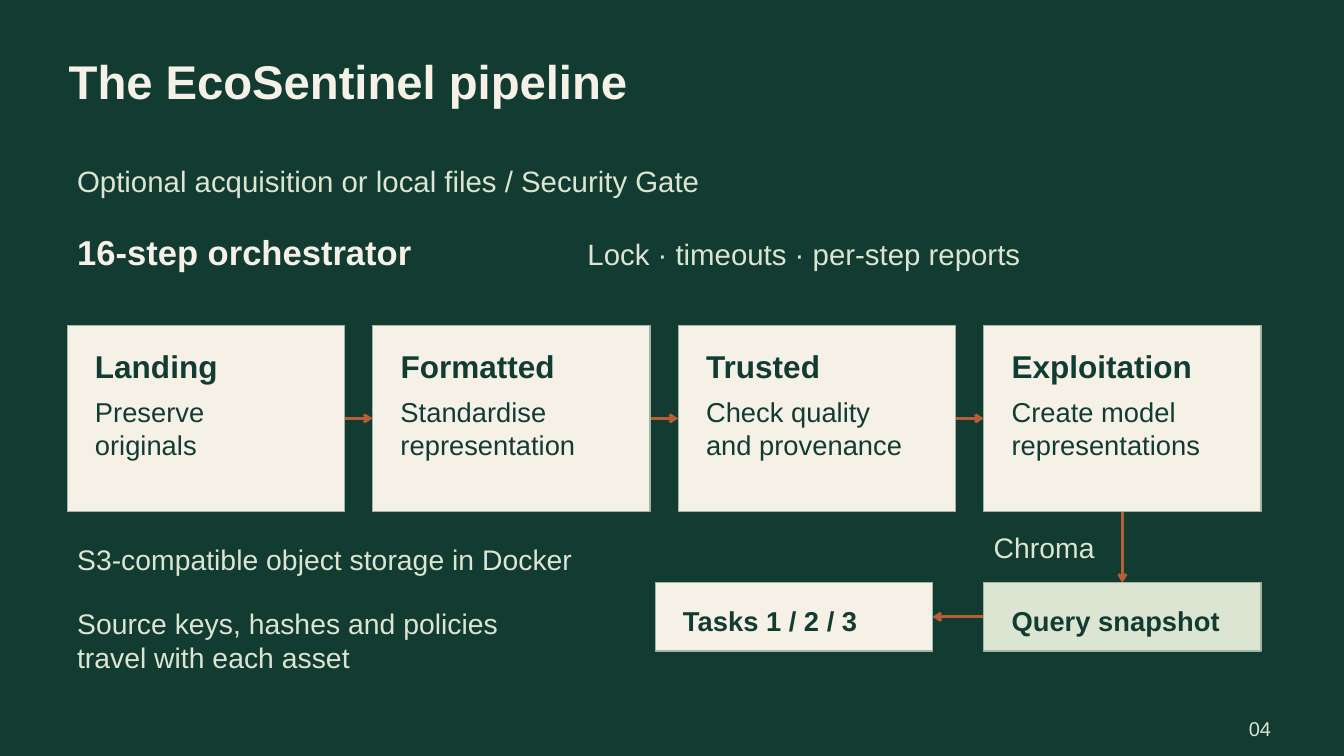
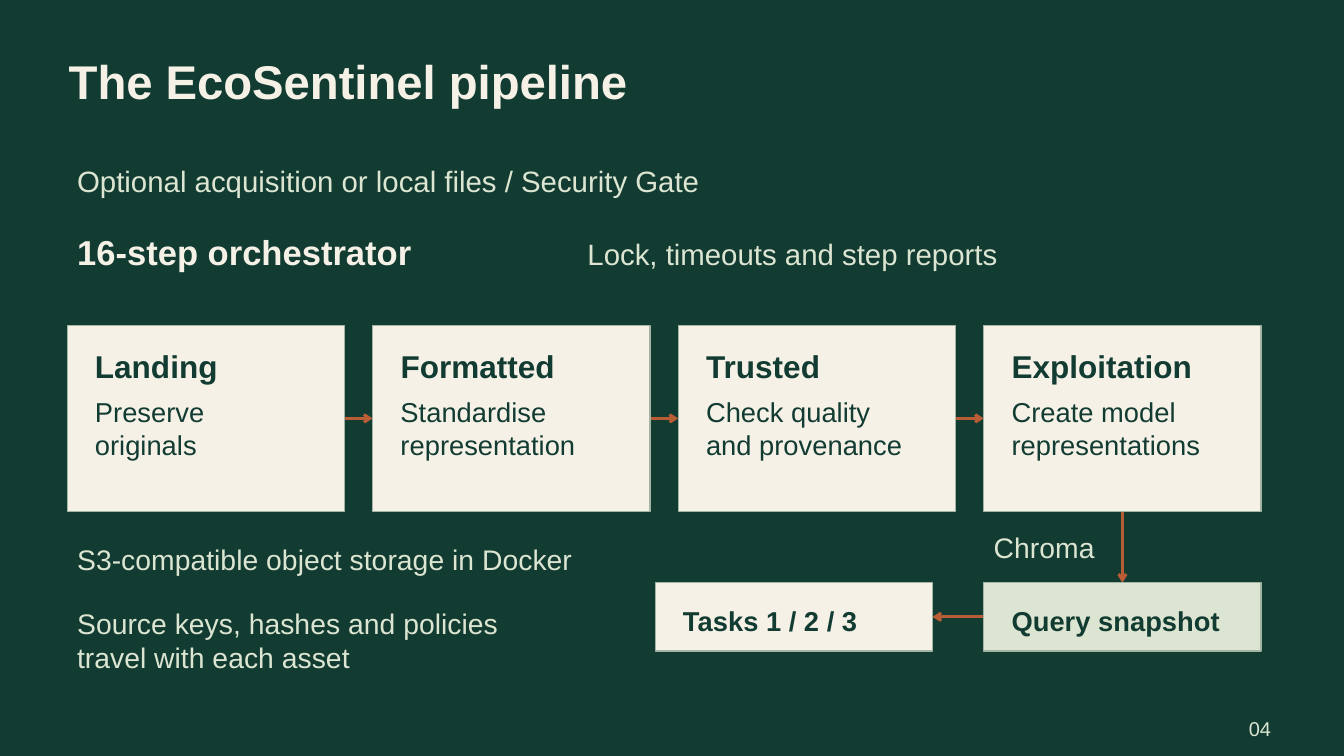
Before and after one commit to SambhavMayani/ADSBDB, a slide deck: slide 4 of docs/presentation/EcoSentinel_presentation.pptx. Drawn at 1344x756 pixels with LibreOffice and Linux fonts; fonts in the diff are those of the drawing. Boxes give left, top, right and bottom in pixels: in the first picture for what was removed or moved away, otherwise in the second. Text is boxed around its words. In the diff, an @@ line names an element or a change of style, - is before the commit and + after.

Commit message:
Update final report and presentation with technical decisions and validation

```diff
--- a/docs/presentation/EcoSentinel_presentation.pptx
+++ b/docs/presentation/EcoSentinel_presentation.pptx
@@ text at bbox=[587, 243, 997, 271]: text changed @@
-Lock · timeouts · per-step reports
+Lock, timeouts and step reports
```
Also in this commit, not shown: 15 other slides changed, 7 slides added, 2 slides removed, 14 other files.
